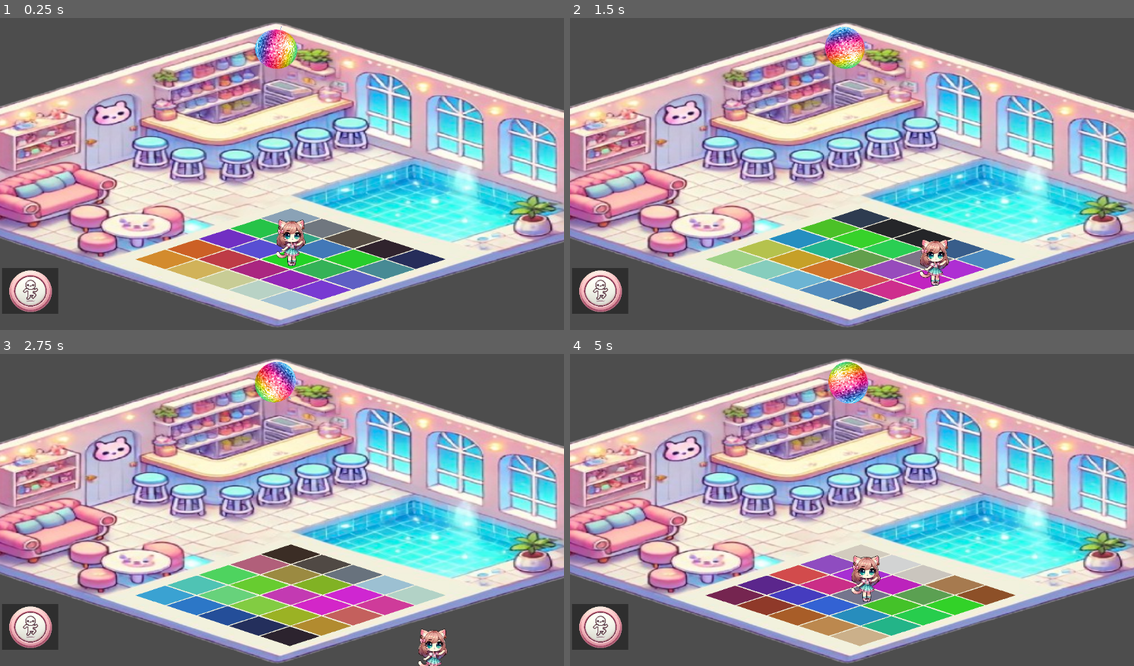
Above: before the commit, frames 1-4 (two rows, left to right).
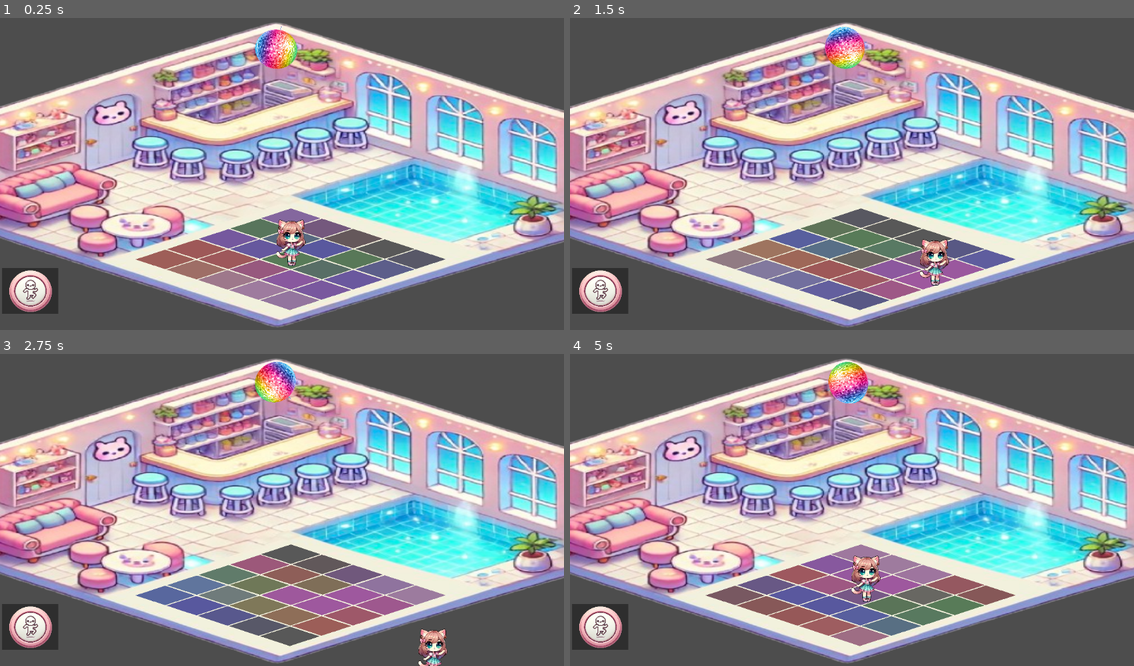
Above: after the commit, the same moments.

Repository: pariseclipse/Audio_Interactive2DGame
Game: Godot game, scene res://Main.tscn
The game is run twice, just before and just after one commit, with the same random seed, the same clock (stepped at 60 frames per second) and the same inputs.
Inputs:
- Up to frame 1 (0.25 s): no input
- Up to frame 2 (1.5 s): hold Right (ui_right) 0.53-1.28 s; hold Down (ui_down) from 1.28 s (still down)
- Up to frame 3 (2.75 s): release Down (ui_down) at 2.03 s; hold Right (ui_right) from 2.03 s (still down)
- Up to frame 4 (5 s): release Right (ui_right) at 2.78 s; hold Up (ui_up) 2.78-3.53 s; hold Left (ui_left) from 3.53 s (still down)

The runs differ from the first frame. In frame 1, 7.4% of the frame differs, in the area x 24-79%, y 60-94%; in frame 2, 7.8%, in the area x 24-79%, y 61-94%; in frame 3, 7.6%; in frame 4, 7.8%.

Commit message:
Changing the disco tile colours

Diff:
--- a/TitleGrid.gd
+++ b/TitleGrid.gd
@@ -8,10 +8,15 @@
 	for i in range(tiles.size()):
 		var tile = tiles[i]
 
-		# Calculate a soft pastel color using sine waves
-		var r = (sin(time + i * 0.3) * 0.5) + 0.7  # Red component (lighter range)
-		var g = (sin(time + i * 0.5 + 2.0) * 0.5) + 0.7  # Green component
-		var b = (sin(time + i * 0.7 + 4.0) * 0.5) + 0.7  # Blue component
+		# Create smooth transitions between pink, blue, and purple
+		var r = (sin(time + i * 0.3) * 0.3) + 0.7  # Red: Higher range for pink/purple
+		var g = (sin(time + i * 0.5 + 2.0) * 0.2) + 0.5  # Green: Lower for pastel tones
+		var b = (sin(time + i * 0.7 + 4.0) * 0.3) + 0.7  # Blue: Higher range for blue/purple
+
+		# Ensure RGB values stay within the 0.5 - 0.9 range for soft pastel colors
+		r = clamp(r, 0.5, 0.9)
+		g = clamp(g, 0.5, 0.7)
+		b = clamp(b, 0.5, 0.9)
 
 		# Apply the pastel color to the tile
 		tile.modulate = Color(r, g, b, 1.0)
